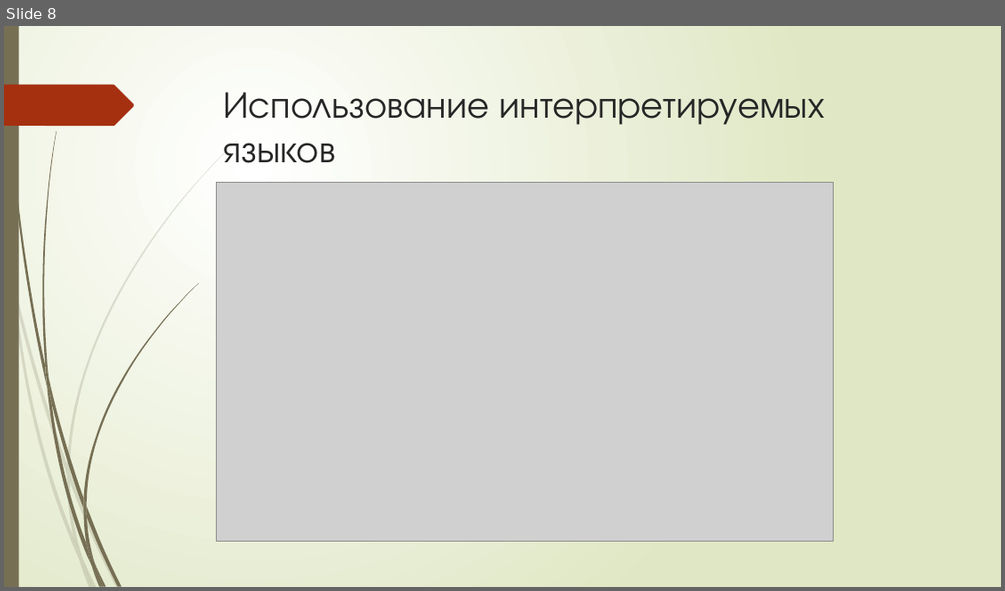
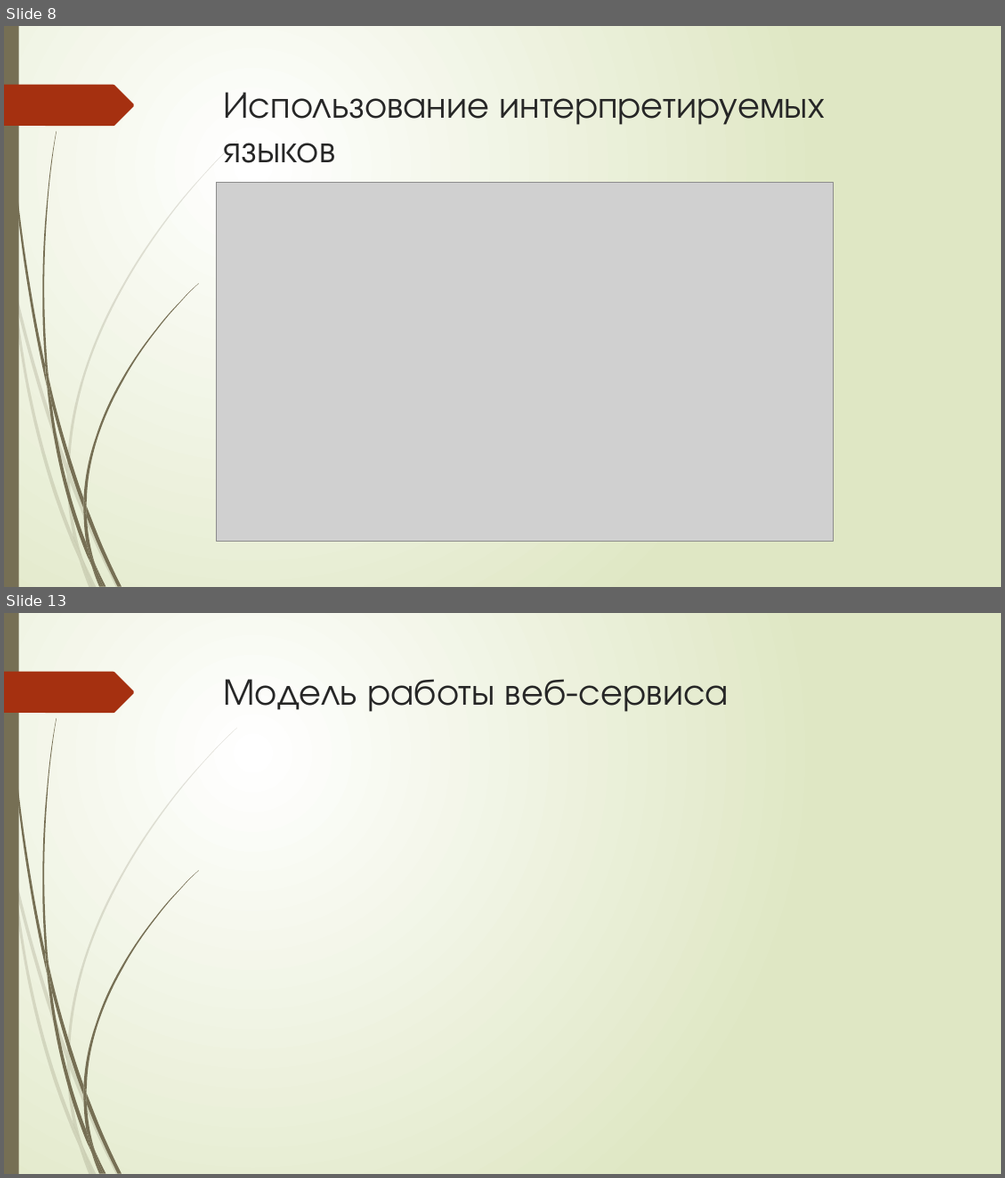
Before and after one commit to bobs4462/tachyon, a slide deck: docs/Презентация ВКР.pptx. Shown one above the other, each under a label of ours: slide 8 before the commit, slides 8 and 13 after it; the slides between them are not shown. The pictures are 1005x591 and 1005x1178 pixels, drawn with LibreOffice and Linux fonts; fonts in the diff are those of the drawing; grey boxes stand for pictures. Boxes give left, top, right and bottom in pixels: in the first picture for what was removed or moved away, otherwise in the second. Text is boxed around its words. In the diff, an @@ line names an element or a change of style, - is before the commit and + after.

```diff
--- a/docs/Презентация ВКР.pptx
+++ b/docs/Презентация ВКР.pptx
@@ slide 13 added at (x1=4, y1=613, x2=1001, y2=1174), background gradient #FFFFFF to #DFE8C4; not listed: 24 template elements that a slide beside it also shows @@
@@ title added at (x1=224, y1=679, x2=728, y2=712), 36 pt, text #262626 @@
+Модель работы веб-сервиса
```
Also in this commit, not shown: 3 slides changed, 3 other slides added.
